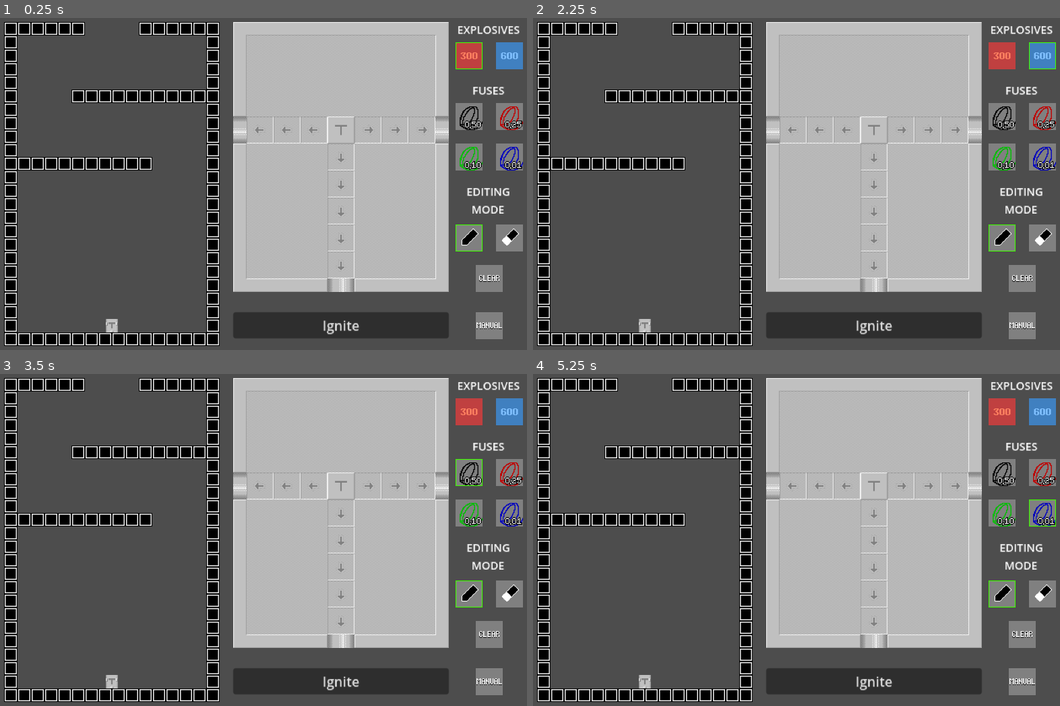
Above: before the commit, frames 1-4 (two rows, left to right).
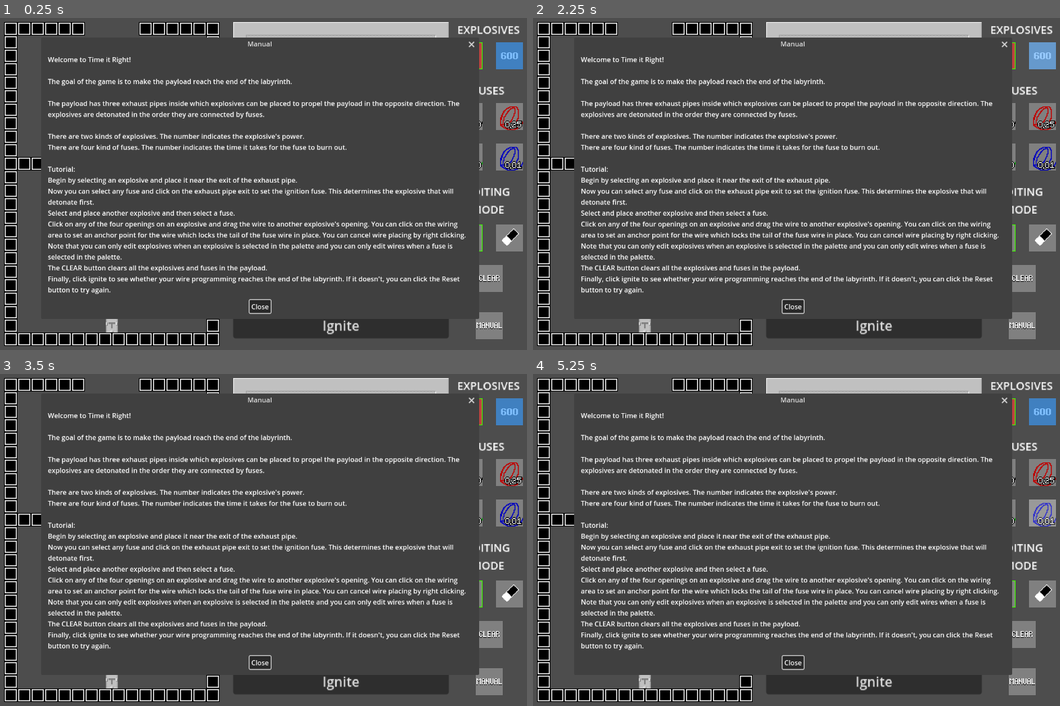
Above: after the commit, the same moments.

Repository: andriybyelikov/ld54-time-it-right
Game: Godot game, scene res://Level.tscn
Same seed, same stepped clock (60 frames per second), same inputs: the game is played once before the commit and once after it.
Inputs (mouse positions are in pixels of both pictures, inside the frame that each line leads up to):
- Up to frame 1 (0.25 s): no input
- Up to frame 2 (2.25 s): click (1023, 326) at 0.5 s; click (1002, 54) at 1.25 s; click (1044, 54) at 2 s
- Up to frame 3 (3.5 s): click (469, 473) at 2.75 s
- Up to frame 4 (5.25 s): click (1044, 473) at 3.5 s; click (1002, 513) at 4.25 s; click (1044, 513) at 5 s

The runs differ from the first frame. In frame 1, 40% of the frame differs, in the area x 7-91%, y 5-91%; in frame 2, 40%, in the area x 7-100%, y 5-91%; in frame 3, 40%; in frame 4, 40%.

Commit message:
I think I'm done

Diff:
--- a/Level.gd
+++ b/Level.gd
@@ -1038,3 +1038,7 @@
 
     # remove ignition fuse
     remove_ignition_fuse()
+
+
+func _on_manual_pressed():
+    get_node("Camera2D/Manual").visible = true
--- a/Level.tscn
+++ b/Level.tscn
@@ -527,6 +527,31 @@
 position = Vector2(176, -176)
 zoom = Vector2(2, 2)
 
+[node name="Manual" type="AcceptDialog" parent="Camera2D"]
+title = "Manual"
+initial_position = 1
+size = Vector2i(1024, 629)
+visible = true
+ok_button_text = "Close"
+dialog_text = "Welcome to Time it Right!
+
+The goal of the game is to make the payload reach the end of the labyrinth.
+
+The payload has three exhaust pipes inside which explosives can be placed to propel the payload in the opposite direction. The explosives are detonated in the order they are connected by fuses.
+
+There are two kinds of explosives. The number indicates the explosive's power.
+There are four kind of fuses. The number indicates the time it takes for the fuse to burn out.
+
+Tutorial:
+Begin by selecting an explosive and place it near the exit of the exhaust pipe.
+Now you can select any fuse and click on the exhaust pipe exit to set the ignition fuse. This determines the explosive that will detonate first.
+Select and place another explosive and then select a fuse.
+Click on any of the four openings on an explosive and drag the wire to another explosive's opening. You can click on the wiring area to set an anchor point for the wire which locks the tail of the fuse wire in place. You can cancel wire placing by right clicking.
+Note that you can only edit explosives when an explosive is selected in the palette and you can only edit wires when a fuse is selected in the palette.
+The CLEAR button clears all the explosives and fuses in the payload.
+Finally, click ignite to see whether your wire programming reaches the end of the labyrinth. If it doesn't, you can click the Reset button to try again."
+dialog_autowrap = true
+
 [node name="AcceptDialog" type="AcceptDialog" parent="Camera2D"]
 title = "Level Completed"
 initial_position = 1
@@ -1230,7 +1255,8 @@
 
 [node name="FireworkAudioStreamPlayer" type="AudioStreamPlayer" parent="Camera2D"]
 stream = ExtResource("9_rgmso")
-volume_db = -3.0
+volume_db = -12.0
+pitch_scale = 0.75
 
 [node name="BGMAudioStreamPlayer" type="AudioStreamPlayer" parent="Camera2D"]
 stream = ExtResource("10_3dhr6")
@@ -1253,6 +1279,7 @@
 shape = SubResource("RectangleShape2D_n5ess")
 
 [connection signal="pressed" from="Camera2D/UI/Editing/Clear" to="." method="_on_clear_pressed"]
+[connection signal="pressed" from="Camera2D/UI/Editing/Manual" to="." method="_on_manual_pressed"]
 [connection signal="pressed" from="Camera2D/UI/IgniteButton" to="." method="_on_ignite_button_pressed"]
 [connection signal="pressed" from="Camera2D/UI/ResetButton" to="." method="_on_reset_button_pressed"]
 [connection signal="input_event" from="Camera2D/UI/Wiring/ExplosiveSlots/L1" to="Camera2D/UI/Wiring/ExplosiveSlots/L1" method="_on_input_event"]
